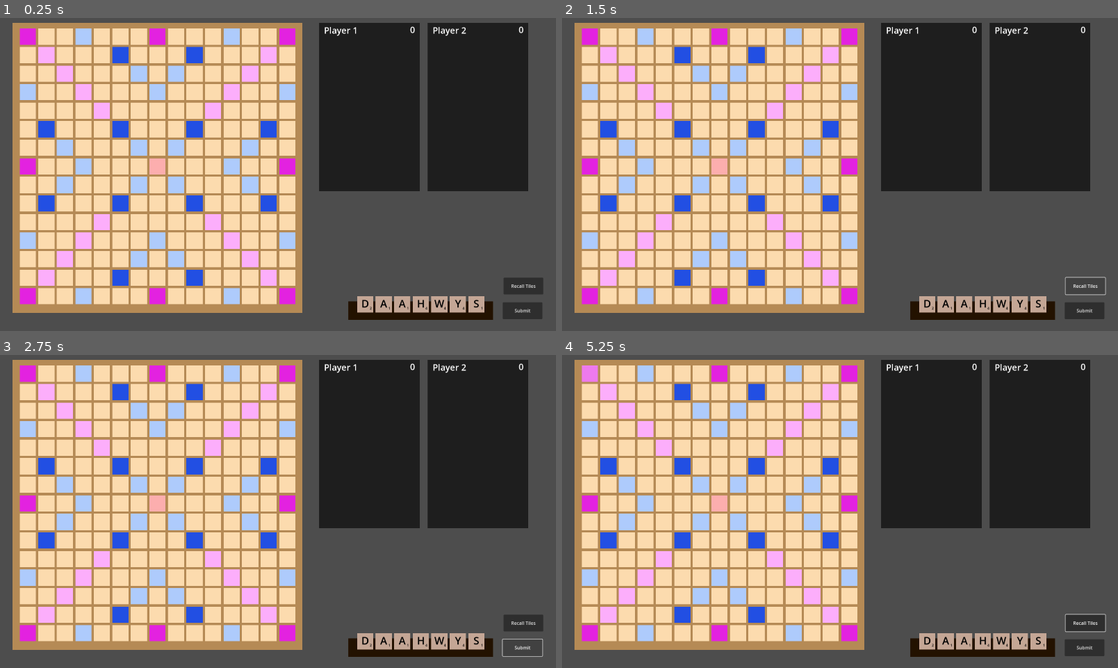
Above: before the commit, frames 1-4 (two rows, left to right).
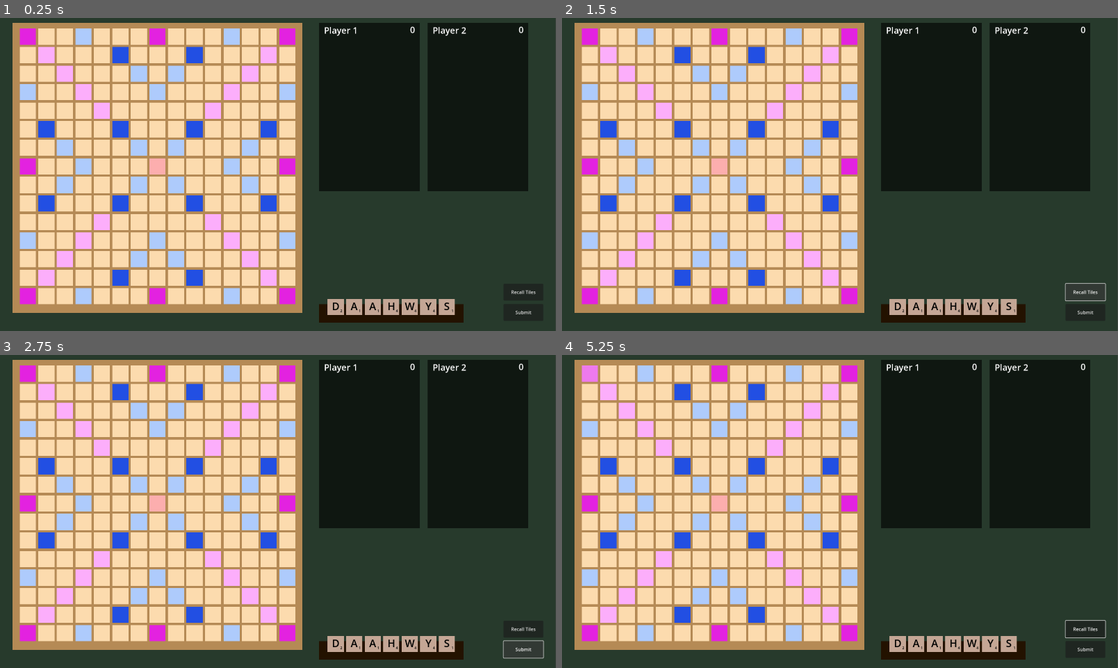
Above: after the commit, the same moments.

Repository: frances-m/scrabble-clone
Game: Godot game, scene res://scrabble.tscn
The game is run twice, just before and just after one commit, with the same random seed, the same clock (stepped at 60 frames per second) and the same inputs.
Inputs (mouse positions are in pixels of both pictures, inside the frame that each line leads up to):
- Up to frame 1 (0.25 s): no input
- Up to frame 2 (1.5 s): click "Submit" at 0.5 s; click "Recall Tiles" at 1.25 s
- Up to frame 3 (2.75 s): click "Submit" at 2 s
- Up to frame 4 (5.25 s): click "Recall Tiles" at 2.75 s; click "Submit" at 3.5 s; click "Recall Tiles" at 4.25 s; tap Enter at 5 s; move the mouse to (589, 373) at 5.02 s; click (589, 373) at 5.1 s

The runs differ from the first frame. In frame 1, 31% of the frame differs, in the area x 0-100%, y 0-100%; in frame 2, 31%; in frame 3, 31%; in frame 4, 31%.

Commit message:
game background

Diff:
--- a/scrabble.tscn
+++ b/scrabble.tscn
@@ -8,23 +8,28 @@
 
 [node name="Scrabble" type="Node2D"]
 
+[node name="ColorRect" type="ColorRect" parent="."]
+offset_right = 1919.0
+offset_bottom = 1080.0
+color = Color(0.15267, 0.225746, 0.174543, 1)
+
 [node name="GameBoard" parent="." instance=ExtResource("2_xtowr")]
 position = Vector2(543, 517)
 
 [node name="Player1Rack" parent="." instance=ExtResource("2_pbdxk")]
-position = Vector2(1453, 1008)
+position = Vector2(1351, 1017)
 metadata/player = 1
 
 [node name="Player2Rack" parent="." instance=ExtResource("2_pbdxk")]
-position = Vector2(1453, 1008)
+position = Vector2(1351, 1017)
 metadata/player = 2
 
 [node name="SubmitButton" parent="." instance=ExtResource("3_pbdxk")]
-position = Vector2(1736, 981)
+position = Vector2(1739, 987)
 
 [node name="RecallButton" parent="." instance=ExtResource("4_pmtqc")]
 unique_name_in_owner = true
-position = Vector2(1739, 896)
+position = Vector2(1739, 917)
 
 [node name="WordList" parent="." instance=ExtResource("5_pmtqc")]
 offset_left = 1102.0
